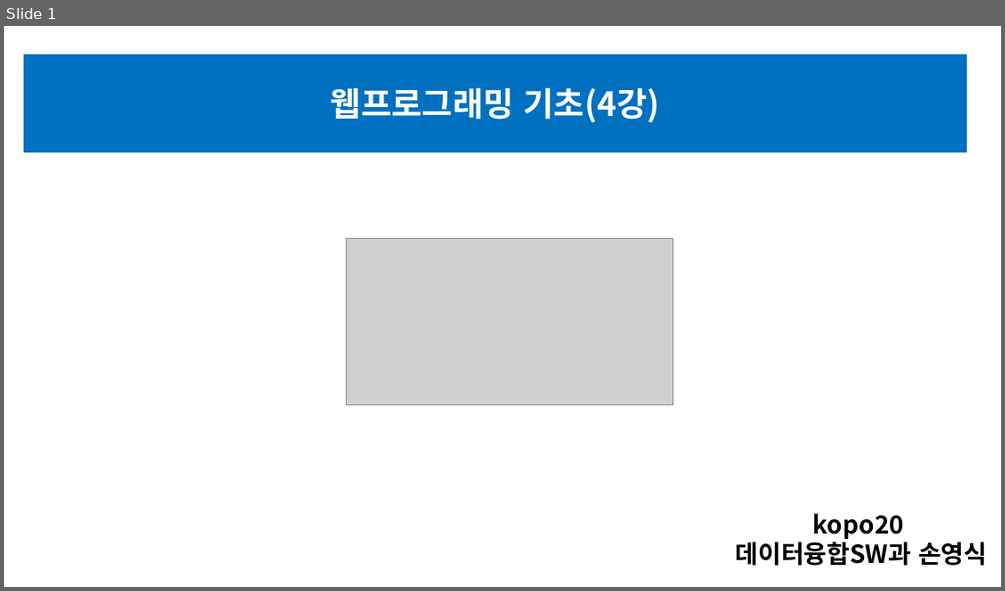
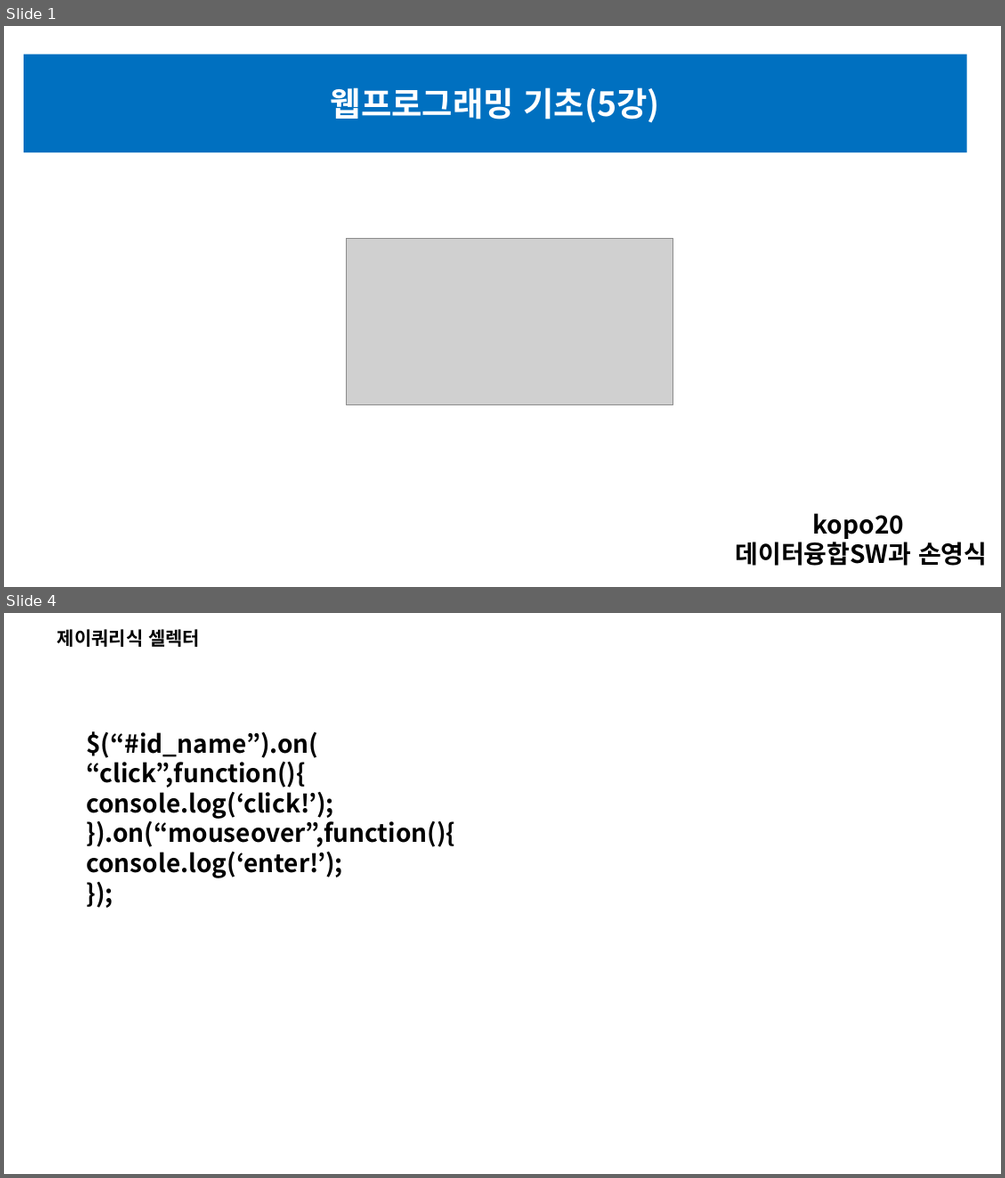
Before and after one commit to sonyoungsik/------, a slide deck: HTML(전체)/5월 13일 폴더/5강 과제 제출(손영식).pptx. Shown one above the other, each under a label of ours: slide 1 before the commit, slides 1 and 4 after it; the slides between them are not shown. The pictures are 1005x591 and 1005x1178 pixels, drawn with LibreOffice and Linux fonts; fonts in the diff are those of the drawing; grey boxes stand for pictures. Boxes give left, top, right and bottom in pixels: in the first picture for what was removed or moved away, otherwise in the second. Text is boxed around its words. In the diff, an @@ line names an element or a change of style, - is before the commit and + after.

```diff
--- a/HTML(전체)/5월 13일 폴더/5강 과제 제출(손영식).pptx
+++ b/HTML(전체)/5월 13일 폴더/5강 과제 제출(손영식).pptx
@@ slide 4 added at (4,613,1001,1174), background #FFFFFF @@
@@ text added at (57,629,200,647), 18 pt, text #000000, bold @@
+제이쿼리식 셀렉터
@@ text added at (86,731,455,878), 24 pt, text #000000, bold @@
+$(“#id_name”).on(
+“click”,function(){
+console.log(‘click!’);
+}).on(“mouseover”,function(){
+console.log(‘enter!’);
+});
@@ slide 1 changed as well @@
@@ text in rectangle at (331,87,660,123): text changed @@
-웹프로그래밍 기초(4강)
+웹프로그래밍 기초(5강)
```
Also in this commit, not shown: 4 other slides changed, 10 other slides added, 13 slides removed, 11 other files.
